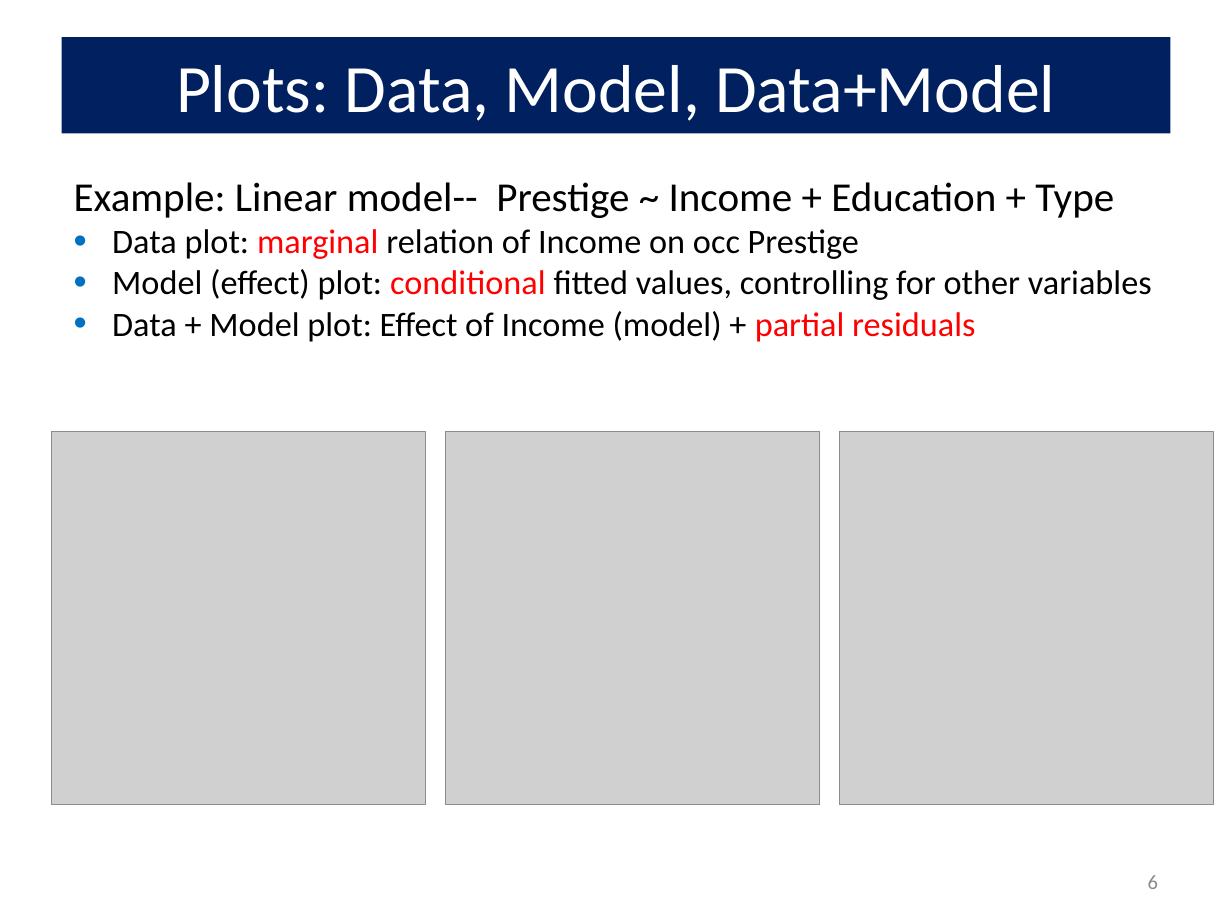
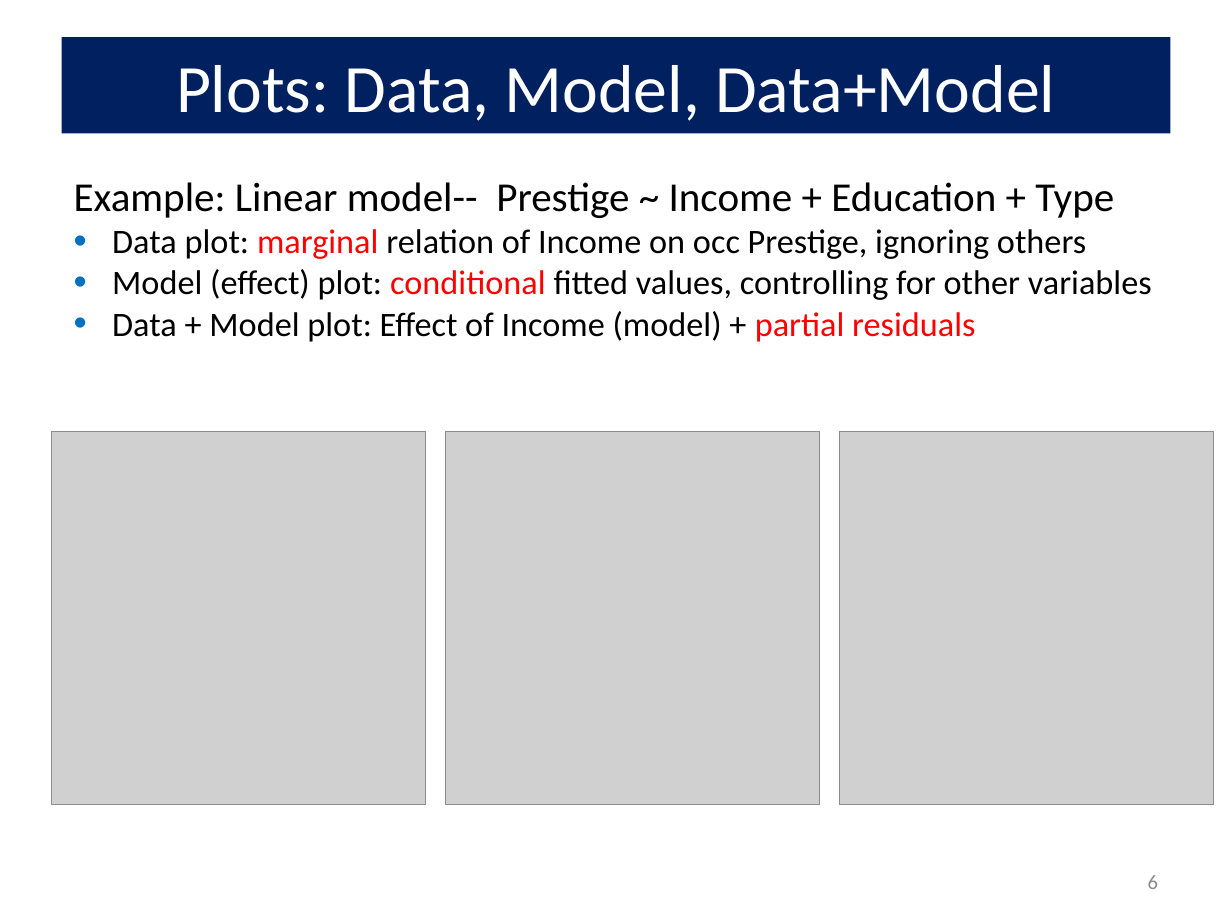
Before and after one commit to friendly/psy6136, a slide deck: slide 6 of lectures/10-Log-Odds.pptx. Drawn at 1232x924 pixels with LibreOffice and Linux fonts; fonts in the diff are those of the drawing; grey boxes stand for pictures. Boxes give left, top, right and bottom in pixels: in the first picture for what was removed or moved away, otherwise in the second. Text is boxed around its words. In the diff, an @@ line names an element or a change of style, - is before the commit and + after.

```diff
--- a/lectures/10-Log-Odds.pptx
+++ b/lectures/10-Log-Odds.pptx
@@ text at <box>112,229,1086,259</box>: text changed @@
-• Data plot: marginal relation of Income on occ Prestige
+• Data plot: marginal relation of Income on occ Prestige, ignoring others
```
Also in this commit, not shown: 16 other slides changed, 15 other files.
